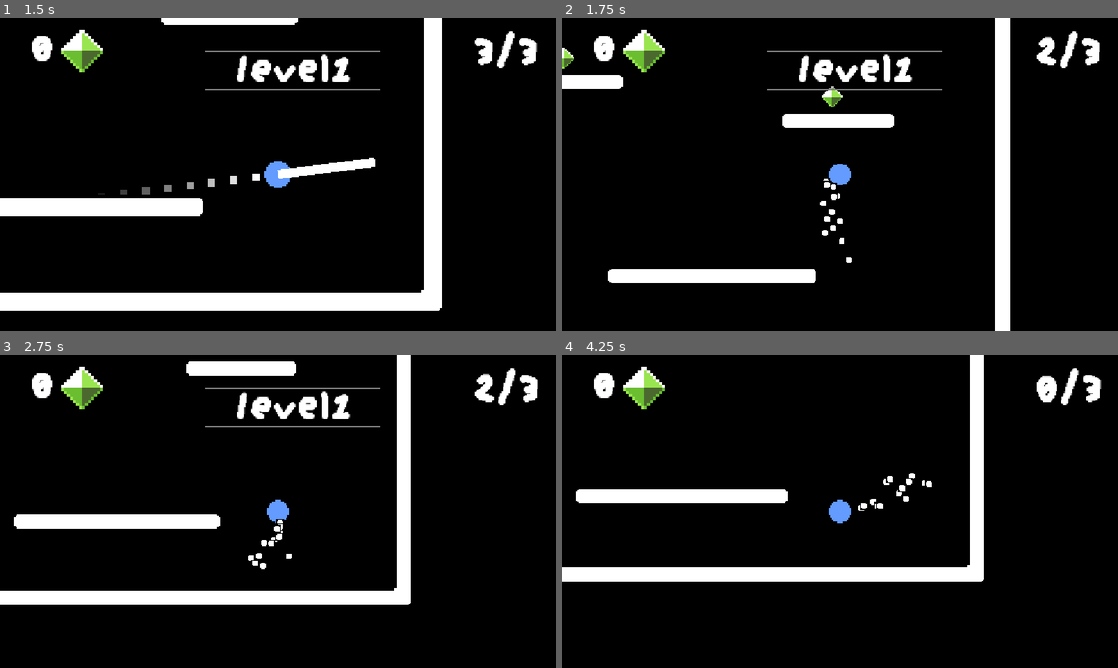
Above: before the commit, frames 1-4 (two rows, left to right).
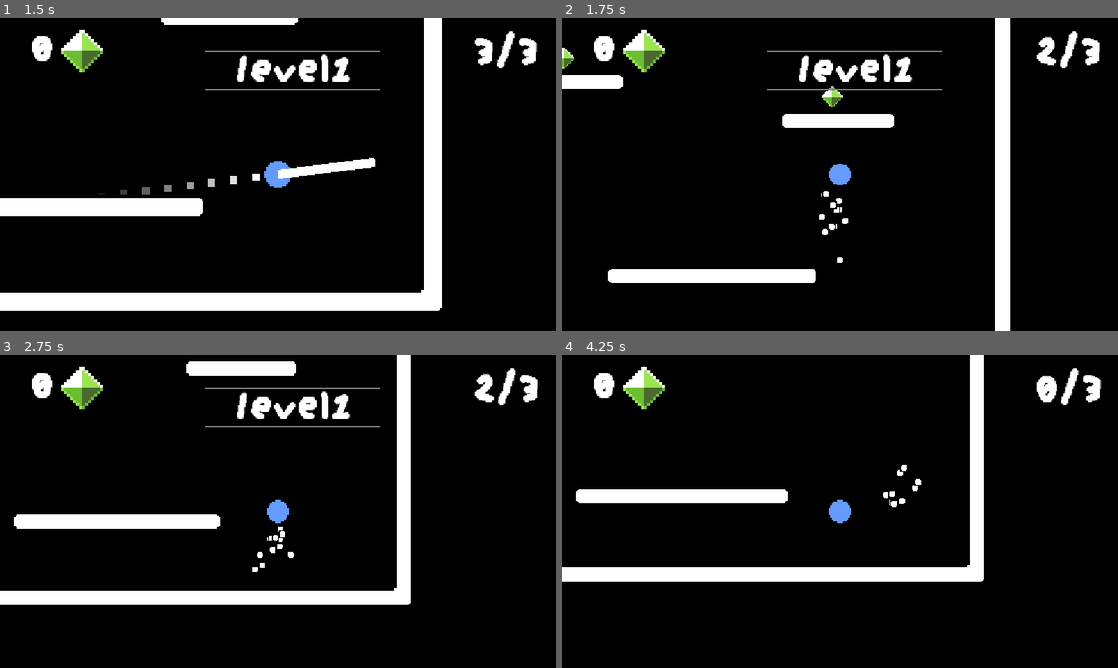
Above: after the commit, the same moments.

Repository: wuffgame/haven-gra
Game: Godot game, scene res://sceny/main_menu.tscn
Same seed, same stepped clock (60 frames per second), same inputs: the game is played once before the commit and once after it.
Inputs (mouse positions are in pixels of both pictures, inside the frame that each line leads up to):
- Up to frame 1 (1.5 s): click (272, 202) at 0.5 s; move the mouse to (400, 158) at 1.27 s; click (400, 158) at 1.42 s
- Up to frame 2 (1.75 s): no input
- Up to frame 3 (2.75 s): drag from (166, 527) to (278, 511) at 2.02 s
- Up to frame 4 (4.25 s): move the mouse to (895, 442) at 2.77 s; click (895, 442) at 2.92 s; drag from (812, 574) to (673, 464) at 3.52 s

Frame 1 is identical in both runs. In frame 2, 0.3% of the frame differs, in the area x 46-53%, y 51-79%; in frame 3, 0.2%; in frame 4, 0.4%, in the area x 53-67%, y 35-50%.

Commit message:
Dodano cząsteczki/particle

Diff:
--- /dev/null
+++ b/sceny/cpu_particles_2d.gd
@@ -0,0 +1,6 @@
+extends GPUParticles2D
+
+func _ready() -> void:
+	emitting = true
+	await get_tree().create_timer(lifetime + 0.1).timeout
+	queue_free()
--- /dev/null
+++ b/sceny/cpu_particles_2d.tscn
@@ -0,0 +1,21 @@
+[gd_scene format=3 uid="uid://bho1jq6uwoxw"]
+
+[ext_resource type="Texture2D" uid="uid://dpgcg5bu3kcgh" path="res://assety/game/gem.png" id="1_ttf8c"]
+[ext_resource type="Script" uid="uid://hd5aisly2s8g" path="res://sceny/cpu_particles_2d.gd" id="2_aneia"]
+
+[sub_resource type="ParticleProcessMaterial" id="ParticleProcessMaterial_aneia"]
+particle_flag_disable_z = true
+initial_velocity_min = 200.0
+initial_velocity_max = 300.0
+gravity = Vector3(0, 98, 0)
+
+[node name="CPUParticles2D" type="GPUParticles2D" unique_id=1189460067]
+emitting = false
+amount = 30
+texture = ExtResource("1_ttf8c")
+lifetime = 0.5
+one_shot = true
+fixed_fps = 0
+draw_order = 0
+process_material = SubResource("ParticleProcessMaterial_aneia")
+script = ExtResource("2_aneia")
--- a/sceny/gracz.tscn
+++ b/sceny/gracz.tscn
@@ -140,7 +140,7 @@
 emitting = false
 amount = 15
 texture = ExtResource("5_oap5v")
-lifetime = 0.2
+lifetime = 0.15000000000000002
 one_shot = true
 process_material = SubResource("ParticleProcessMaterial_5ejix")
 
--- a/skrypty/gracz.gd
+++ b/skrypty/gracz.gd
@@ -2,6 +2,8 @@
 
 enum State { AIMING, MOVING, GAME_OVER }
 var current_state = State.MOVING
+
+const GEM_PARTICLES_SCENE = preload("res://sceny/cpu_particles_2d.tscn")
 
 @export var max_drag_distance: float = 220.0
 @export var max_power: float = 1400.0
@@ -34,6 +36,7 @@
 @onready var lvl_panel: Panel = $CanvasLayer/Panel
 @onready var anim_player: AnimationPlayer = $CanvasLayer/Panel/AnimationPlayer
 @onready var hit_particles: GPUParticles2D = $GPUParticles2D
+@onready var gems_particles: GPUParticles2D = $GPUParticles2D2
 
 func _ready() -> void:
 	lvl_panel_label.text = "level" + str(Global.lvl_number)
@@ -42,6 +45,9 @@
 	create_aim_dots()
 	original_scale = scale
 	velocity = Vector2(400, -300)
+
+	if hit_particles: hit_particles.emitting = false
+	if gems_particles: gems_particles.emitting = false
 
 	await get_tree().create_timer(0.01).timeout
 	if Global:
@@ -144,7 +150,6 @@
 	var normal = collision.get_normal()
 	velocity = velocity.bounce(normal) * 0.85
 	play_squash_animation(normal)
-	print("Uderzenie w ścianę! Odpalam cząsteczki.")
 	if hit_particles:
 		hit_particles.global_position = collision.get_position()
 		hit_particles.rotation = normal.angle()
@@ -152,15 +157,25 @@
 		hit_particles.emitting = true
 
 func _on_collector_hitbox_area_entered(area: Area2D) -> void:
-	if area.is_in_group("gems"):
-		collected_gems_now += 1
-		update_gems()
-
-
-		var gem_tween = create_tween().set_parallel(true)
-		gem_tween.tween_property(area, "scale", Vector2(1.5, 1.5), 0.1)
-		gem_tween.tween_property(area, "modulate:a", 0.0, 0.1)
-		gem_tween.chain().tween_callback(area.queue_free)
+	if not is_instance_valid(area) or not area.is_in_group("gems"):
+		return
+
+	collected_gems_now += 1
+	update_gems()
+
+	var tree = get_tree()
+	if GEM_PARTICLES_SCENE and tree and tree.current_scene:
+		var particles = GEM_PARTICLES_SCENE.instantiate()
+		tree.current_scene.add_child(particles)
+		particles.global_position = area.global_position
+
+	var gem_tween = create_tween().set_parallel(true)
+	gem_tween.tween_property(area, "scale", Vector2(1.5, 1.5), 0.1)
+	gem_tween.tween_property(area, "modulate:a", 0.0, 0.1)
+	gem_tween.chain().tween_callback(func():
+		if is_instance_valid(area):
+			area.queue_free()
+	)
 
 func _physics_process(delta: float) -> void:
 	if current_state == State.GAME_OVER:
@@ -182,7 +197,6 @@
 			handle_collision(collision)
 
 func update_moves() -> void:
-	print(current_moves)
 	current_moves -= 1
 	move_label.text = str(current_moves - 1) + "/" + str(max_moves - 1)
 	if current_moves <= 0:
@@ -196,7 +210,6 @@
 		await anim_player.animation_finished
 
 		get_tree().reload_current_scene()
-	print(current_moves)
 
 func update_gems() -> void:
 	gam_label.text = str(collected_gems + collected_gems_now)
Not shown, added: sceny/cpu_particles_2d.gd.uid
